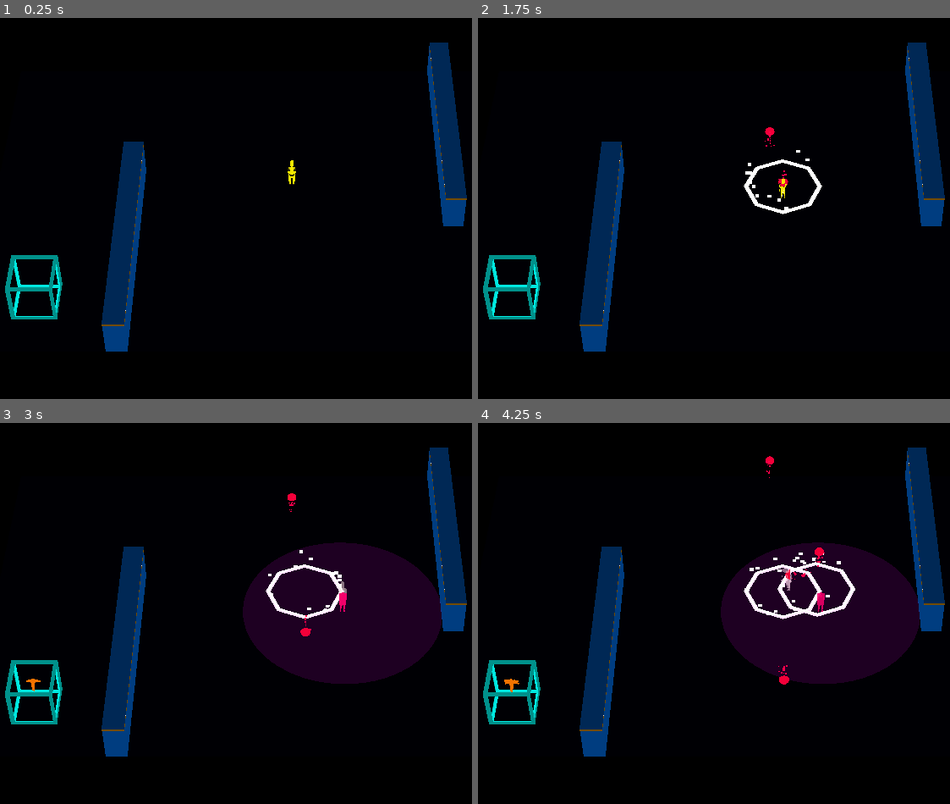
Above: before the commit, frames 1-4 (two rows, left to right).
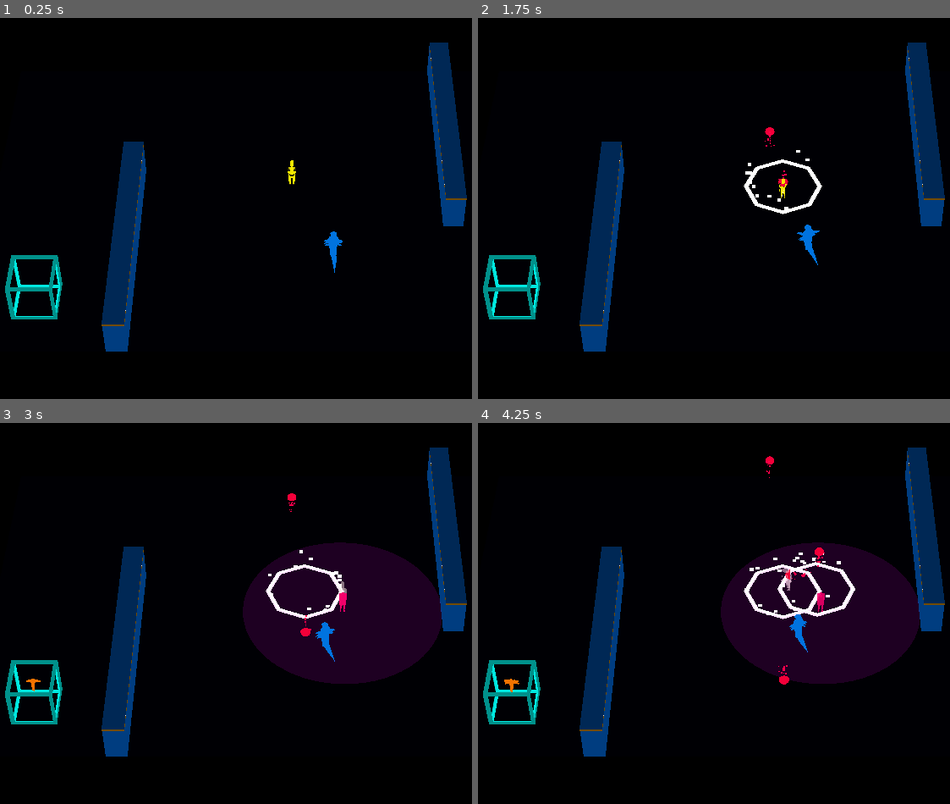
Above: after the commit, the same moments.

Repository: ralabate/30ddl
Game: Godot game, scene res://level/levels/empty_level.tscn
Same seed, same stepped clock (60 frames per second), same inputs: the game is played once before the commit and once after it. This scene is started directly instead of the project's main scene.
Inputs:
- Up to frame 1 (0.25 s): no input
- Up to frame 2 (1.75 s): tap Enter (ui_accept) at 0.5, 0.77, 1.52 s; hold Right (ui_right) 0.53-1.28 s; tap S (player_decoy) at 0.6 s; hold Down (ui_down) from 1.28 s (still down); tap A (player_mine) at 1.35 s
- Up to frame 3 (3 s): release Down (ui_down) at 2.03 s; hold Right (ui_right) 2.03-2.78 s; tap D (player_phase) at 2.1 s; hold Up (ui_up) from 2.78 s (still down); tap S (player_decoy) at 2.85 s
- Up to frame 4 (4.25 s): tap Enter (ui_accept) at 3.02, 3.77 s; release Up (ui_up) at 3.53 s; hold Left (ui_left) from 3.53 s (still down); tap A (player_mine) at 3.6 s

The runs differ from the first frame. In frame 1, 0.2% of the frame differs, in the area x 68-73%, y 56-67%; in frame 2, 0.2%, in the area x 67-73%, y 54-65%; in frame 3, 0.2%; in frame 4, 0.1%.

Commit message:
added power pills that can be picked up by the player

Diff:
--- a/gauntlet/badguys/badguy.gd
+++ b/gauntlet/badguys/badguy.gd
@@ -1,5 +1,7 @@
 extends CharacterBody3D
 
+
+signal death(location: Vector3)
 
 @export var damage_overlay: ShaderMaterial
 
@@ -75,4 +77,5 @@
 
 
 func _on_death() -> void:
+	death.emit(position)
 	queue_free()
--- a/gauntlet/level/level.gd
+++ b/gauntlet/level/level.gd
@@ -8,6 +8,7 @@
 @onready var badguy_template = preload("res://badguys/badguy.tscn")
 @onready var player_template = preload("res://player/player.tscn")
 @onready var spawner_template = preload("res://badguys/badguy_spawner.tscn")
+@onready var powerpill_template = preload("res://player/power_pill.tscn")
 
 @onready var player_spawner = %PlayerSpawner
 
@@ -39,6 +40,7 @@
 
 func configure_badguy(badguy: Node3D) -> void:
 	badguy.target = player
+	badguy.death.connect(_on_badguy_died)
 
 	if badguy.has_node("AutofireComponent"):
 		var autofire_component = badguy.get_node("AutofireComponent") as AutofireComponent
@@ -141,6 +143,12 @@
 	bullet.position = location
 
 
+func _on_badguy_died(location: Vector3) -> void:
+	var power_pill = powerpill_template.instantiate()
+	add_child(power_pill)
+	power_pill.position = location
+
+
 func _on_spawner_died() -> void:
 	spawner_count -= 1
 	if spawner_count <= 0:
--- a/gauntlet/level/levels/empty_level.tscn
+++ b/gauntlet/level/levels/empty_level.tscn
@@ -1,8 +1,9 @@
-[gd_scene load_steps=6 format=3 uid="uid://bd1rxrkqfuiqk"]
+[gd_scene load_steps=7 format=3 uid="uid://bd1rxrkqfuiqk"]
 
 [ext_resource type="Script" uid="uid://circq55qpjcvk" path="res://level/level.gd" id="1_53vyl"]
 [ext_resource type="PackedScene" uid="uid://ce84xhnoym281" path="res://level/levels/playfield_0.tscn" id="2_lvwwe"]
 [ext_resource type="PackedScene" uid="uid://dcyd6q7bb3k6m" path="res://badguys/badguy_spawner.tscn" id="3_53vyl"]
+[ext_resource type="PackedScene" uid="uid://dysqmwq3wem2k" path="res://badguys/badguy.tscn" id="5_ks2ty"]
 [ext_resource type="PackedScene" uid="uid://bugwiltjmg52c" path="res://badguys/orange_badguy.tscn" id="5_mb677"]
 
 [sub_resource type="Environment" id="Environment_h2yge"]
@@ -31,5 +32,8 @@
 [node name="Timer" parent="BadguySpawner2" index="0"]
 wait_time = 2.0
 
+[node name="Badguy" parent="." instance=ExtResource("5_ks2ty")]
+transform = Transform3D(1, 0, 0, 0, 1, 0, 0, 0, 1, 2, 1, 4)
+
 [editable path="ModularLevel"]
 [editable path="BadguySpawner2"]
--- a/gauntlet/player/player.tscn
+++ b/gauntlet/player/player.tscn
@@ -13,7 +13,7 @@
 
 [node name="Player" type="CharacterBody3D"]
 collision_layer = 2
-collision_mask = 21
+collision_mask = 53
 script = ExtResource("1_4flbx")
 invisibility_material = ExtResource("2_g6k8r")
 
--- /dev/null
+++ b/gauntlet/player/power_pill.gd
@@ -0,0 +1,10 @@
+extends Area3D
+
+
+# Called when the node enters the scene tree for the first time.
+func _ready() -> void:
+	body_entered.connect(_on_body_entered)
+
+
+func _on_body_entered(body: Node3D) -> void:
+	queue_free()
--- /dev/null
+++ b/gauntlet/player/power_pill.tscn
@@ -0,0 +1,26 @@
+[gd_scene load_steps=5 format=3 uid="uid://bb66s3pjp42pv"]
+
+[ext_resource type="Script" uid="uid://coisk3d8pfwqo" path="res://player/power_pill.gd" id="1_sp43c"]
+
+[sub_resource type="StandardMaterial3D" id="StandardMaterial3D_vdl7w"]
+shading_mode = 0
+albedo_color = Color(1, 0, 0.47451, 1)
+
+[sub_resource type="SphereMesh" id="SphereMesh_vdl7w"]
+material = SubResource("StandardMaterial3D_vdl7w")
+radius = 0.25
+height = 0.5
+
+[sub_resource type="SphereShape3D" id="SphereShape3D_vdl7w"]
+radius = 0.25
+
+[node name="PowerPill" type="Area3D"]
+collision_layer = 32
+collision_mask = 2
+script = ExtResource("1_sp43c")
+
+[node name="MeshInstance3D" type="MeshInstance3D" parent="."]
+mesh = SubResource("SphereMesh_vdl7w")
+
+[node name="CollisionShape3D" type="CollisionShape3D" parent="."]
+shape = SubResource("SphereShape3D_vdl7w")
--- a/gauntlet/project.godot
+++ b/gauntlet/project.godot
@@ -37,3 +37,12 @@
 "events": [Object(InputEventKey,"resource_local_to_scene":false,"resource_name":"","device":-1,"window_id":0,"alt_press …(192 unchanged characters)…
 ]
 }
+
+[layer_names]
+
+3d_physics/layer_1="default"
+3d_physics/layer_2="player"
+3d_physics/layer_3="badguys"
+3d_physics/layer_4="spawners"
+3d_physics/layer_5="floor"
+3d_physics/layer_6="pickups"
Not shown, added: gauntlet/player/power_pill.gd.uid
